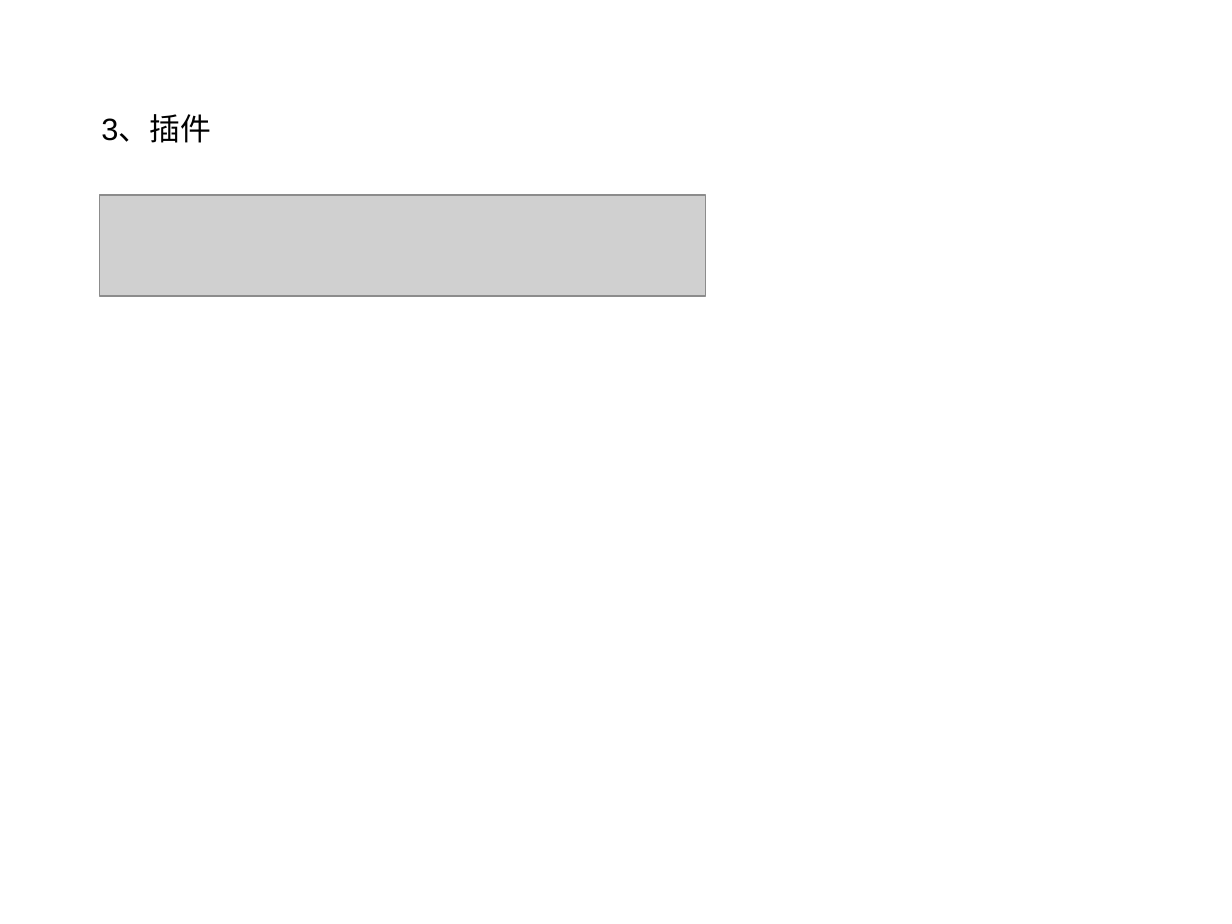
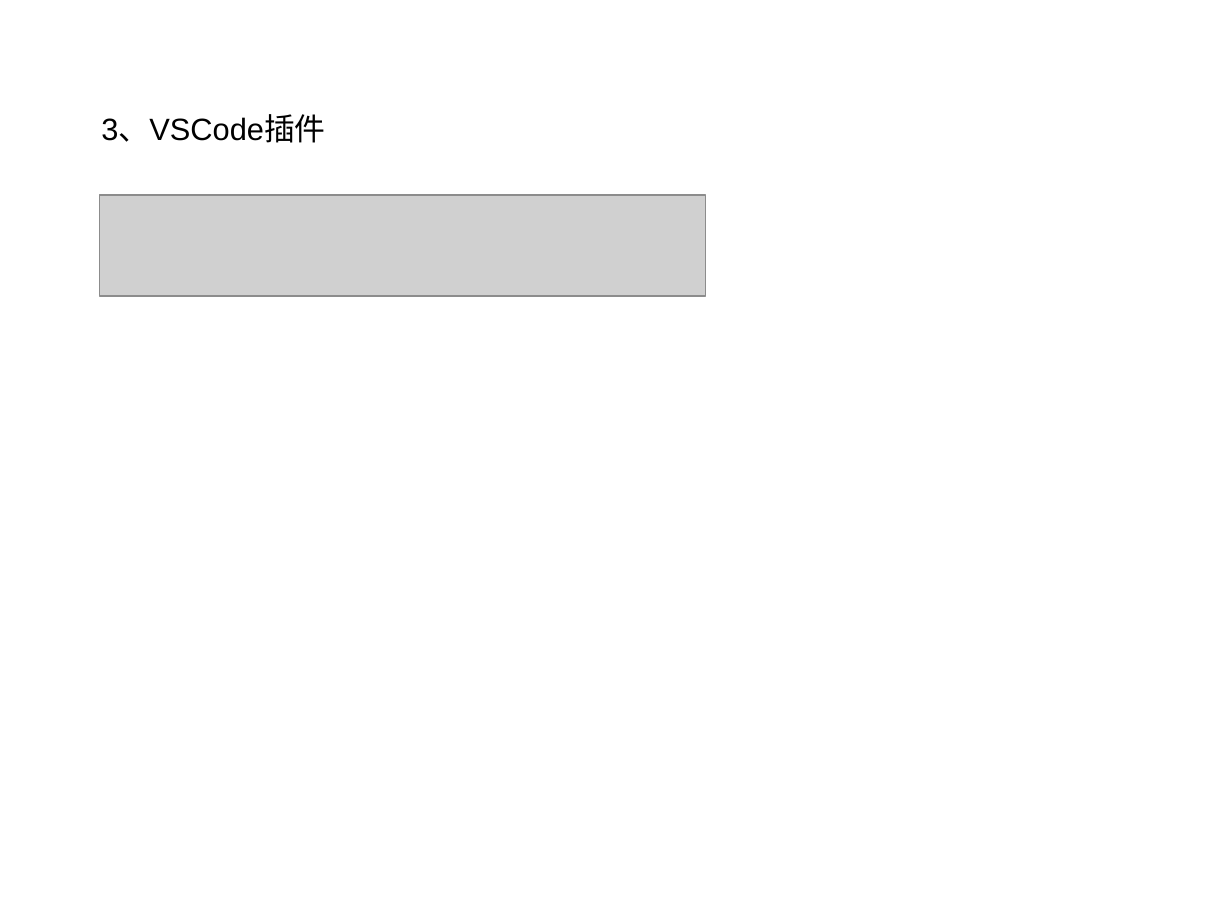
Before and after one commit to chenqiuli/JY-peixun-1, a slide deck: slide 35 of PPT内容-20240103-2.pptx. Drawn at 1232x924 pixels with LibreOffice and Linux fonts; fonts in the diff are those of the drawing; grey boxes stand for pictures; background and template pictures are left out. Boxes give left, top, right and bottom in pixels: in the first picture for what was removed or moved away, otherwise in the second. Text is boxed around its words. In the diff, an @@ line names an element or a change of style, - is before the commit and + after.

```diff
--- a/PPT内容-20240103-2.pptx
+++ b/PPT内容-20240103-2.pptx
@@ text at box(101, 116, 325, 143): text changed @@
-3、插件
+3、VSCode插件
```
Also in this commit, not shown: 4 other slides changed, 2 other files.
